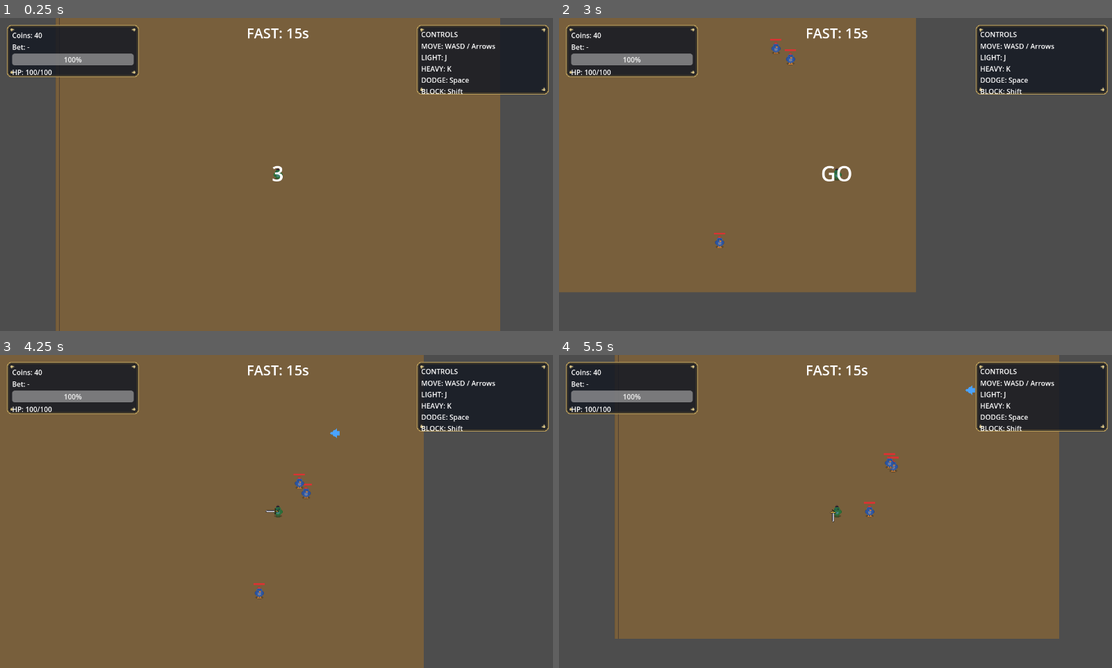
Above: before the commit, frames 1-4 (two rows, left to right).
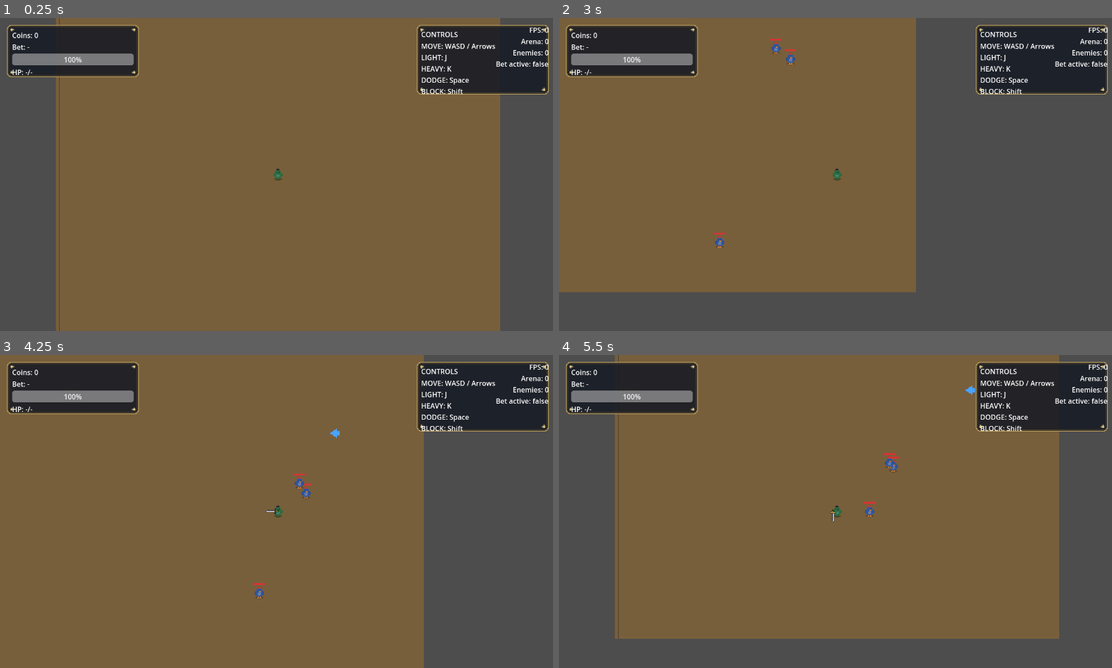
Above: after the commit, the same moments.

Repository: Faratas410/Gallicus-2.0
Game: Godot game, scene res://scenes/Main.tscn
Same seed, same stepped clock (60 frames per second), same inputs: the game is played once before the commit and once after it.
Inputs:
- Up to frame 1 (0.25 s): no input
- Up to frame 2 (3 s): tap Enter at 0.5 s; hold D (move_right) 0.53-1.28 s; tap K (attack_heavy) at 0.6 s; hold S (move_down) 1.28-2.03 s; tap J (attack_light) at 1.35 s; hold D (move_right) 2.03-2.78 s; hold L (block) 2.03-2.78 s; hold W (move_up) from 2.78 s (still down); tap Space (dodge) at 2.85 s
- Up to frame 3 (4.25 s): release W (move_up) at 3.53 s; hold A (move_left) from 3.53 s (still down); tap K (attack_heavy) at 3.6 s
- Up to frame 4 (5.5 s): tap J (attack_light) at 4.35 s; release A (move_left) at 5.03 s; hold S (move_down) from 5.03 s (still down); hold L (block) from 5.03 s (still down)

The runs differ from the first frame. In frame 1, 0.5% of the frame differs, in the area x 4-100%, y 3-53%; in frame 2, 0.6%; in frame 3, 0.5%; in frame 4, 0.5%.
Error after the commit: Parse Error: Name "minimum_size_changed" called as a function but is a "Signal". (res://scripts/ui/ui_root.gd:424)

Commit message:
Fix upgrade panel flow and sizing

Diff:
--- a/scenes/UI.tscn
+++ b/scenes/UI.tscn
@@ -119,12 +119,12 @@
 anchor_top = 0.5
 anchor_right = 0.5
 anchor_bottom = 0.5
-offset_left = -220.0
-offset_top = -260.0
-offset_right = 220.0
-offset_bottom = 260.0
-clip_contents = true
-custom_minimum_size = Vector2(380, 520)
+offset_left = -280.0
+offset_top = -320.0
+offset_right = 280.0
+offset_bottom = 320.0
+clip_contents = true
+custom_minimum_size = Vector2(560, 640)
 theme_override_styles/panel = SubResource("StyleBoxFlat_2")
 
 [node name="UpgradeBG" type="TextureRect" parent="HUD/UpgradePanel"]
@@ -140,7 +140,7 @@
 offset_bottom = 0.0
 texture = ExtResource("2")
 expand_mode = 2
-stretch_mode = 0
+stretch_mode = 5
 
 [node name="UpgradeVBox" type="VBoxContainer" parent="HUD/UpgradePanel"]
 anchor_right = 1.0
@@ -158,29 +158,52 @@
 
 [node name="UpgradeHPRow" type="HBoxContainer" parent="HUD/UpgradePanel/UpgradeVBox"]
 
+[node name="UpgradeHPIcon" type="TextureRect" parent="HUD/UpgradePanel/UpgradeVBox/UpgradeHPRow"]
+custom_minimum_size = Vector2(40, 40)
+expand_mode = 1
+stretch_mode = 5
+
+[node name="UpgradeHPLabel" type="Label" parent="HUD/UpgradePanel/UpgradeVBox/UpgradeHPRow"]
+size_flags_horizontal = 3
+text = "HP +20 (Cost: 30)"
+
 [node name="UpgradeHPButton" type="Button" parent="HUD/UpgradePanel/UpgradeVBox/UpgradeHPRow"]
-text = "HP +20"
-
-[node name="UpgradeHPCost" type="Label" parent="HUD/UpgradePanel/UpgradeVBox/UpgradeHPRow"]
-text = "Cost: 30"
+custom_minimum_size = Vector2(96, 40)
+text = "BUY"
 
 [node name="UpgradeLightRow" type="HBoxContainer" parent="HUD/UpgradePanel/UpgradeVBox"]
 
+[node name="UpgradeLightIcon" type="TextureRect" parent="HUD/UpgradePanel/UpgradeVBox/UpgradeLightRow"]
+custom_minimum_size = Vector2(40, 40)
+expand_mode = 1
+stretch_mode = 5
+
+[node name="UpgradeLightLabel" type="Label" parent="HUD/UpgradePanel/UpgradeVBox/UpgradeLightRow"]
+size_flags_horizontal = 3
+text = "LIGHT +1 (Cost: 25)"
+
 [node name="UpgradeLightButton" type="Button" parent="HUD/UpgradePanel/UpgradeVBox/UpgradeLightRow"]
-text = "LIGHT +1"
-
-[node name="UpgradeLightCost" type="Label" parent="HUD/UpgradePanel/UpgradeVBox/UpgradeLightRow"]
-text = "Cost: 25"
+custom_minimum_size = Vector2(96, 40)
+text = "BUY"
 
 [node name="UpgradeHeavyRow" type="HBoxContainer" parent="HUD/UpgradePanel/UpgradeVBox"]
 
+[node name="UpgradeHeavyIcon" type="TextureRect" parent="HUD/UpgradePanel/UpgradeVBox/UpgradeHeavyRow"]
+custom_minimum_size = Vector2(40, 40)
+expand_mode = 1
+stretch_mode = 5
+
+[node name="UpgradeHeavyLabel" type="Label" parent="HUD/UpgradePanel/UpgradeVBox/UpgradeHeavyRow"]
+size_flags_horizontal = 3
+text = "HEAVY +1 (Cost: 35)"
+
 [node name="UpgradeHeavyButton" type="Button" parent="HUD/UpgradePanel/UpgradeVBox/UpgradeHeavyRow"]
-text = "HEAVY +1"
-
-[node name="UpgradeHeavyCost" type="Label" parent="HUD/UpgradePanel/UpgradeVBox/UpgradeHeavyRow"]
-text = "Cost: 35"
+custom_minimum_size = Vector2(96, 40)
+text = "BUY"
 
 [node name="UpgradeContinueButton" type="Button" parent="HUD/UpgradePanel/UpgradeVBox"]
+custom_minimum_size = Vector2(0, 52)
+size_flags_horizontal = 3
 text = "CONTINUE"
 
 [node name="GameOverPanel" type="Panel" parent="HUD"]
--- a/scripts/Player.gd
+++ b/scripts/Player.gd
@@ -211,12 +211,22 @@
 	if _base_heavy_damage <= 0:
 		_base_heavy_damage = heavy_damage
 	var previous_max := max_health
+	var previous_current := _current_health
+	print("Apply run upgrades: hp_bonus=%d light_bonus=%d heavy_bonus=%d prev_hp=%d/%d" % [
+		max_hp_bonus,
+		light_bonus,
+		heavy_bonus,
+		previous_current,
+		previous_max
+	])
 	max_health = _base_max_health + max_hp_bonus
 	light_damage = _base_light_damage + light_bonus
 	heavy_damage = _base_heavy_damage + heavy_bonus
 	if max_health != previous_max:
 		var delta := max_health - previous_max
-		_current_health = clampi(_current_health + delta, 0, max_health)
+		_current_health = clampi(previous_current + delta, 0, max_health)
+	else:
+		_current_health = clampi(previous_current, 0, max_health)
 	_emit_health()
 
 func heal(amount: int) -> void:
--- a/scripts/ui/ui_root.gd
+++ b/scripts/ui/ui_root.gd
@@ -8,12 +8,12 @@
 @onready var upgrade_panel: Panel = get_node_or_null("HUD/UpgradePanel") as Panel
 @onready var upgrade_bg: TextureRect = get_node_or_null("HUD/UpgradePanel/UpgradeBG") as TextureRect
 @onready var upgrade_coins_label: Label = get_node_or_null("HUD/UpgradePanel/UpgradeVBox/UpgradeCoinsLabel") as Label
+@onready var upgrade_hp_label: Label = get_node_or_null("HUD/UpgradePanel/UpgradeVBox/UpgradeHPRow/UpgradeHPLabel") as Label
+@onready var upgrade_light_label: Label = get_node_or_null("HUD/UpgradePanel/UpgradeVBox/UpgradeLightRow/UpgradeLightLabel") as Label
+@onready var upgrade_heavy_label: Label = get_node_or_null("HUD/UpgradePanel/UpgradeVBox/UpgradeHeavyRow/UpgradeHeavyLabel") as Label
 @onready var upgrade_hp_button: Button = get_node_or_null("HUD/UpgradePanel/UpgradeVBox/UpgradeHPRow/UpgradeHPButton") as Button
 @onready var upgrade_light_button: Button = get_node_or_null("HUD/UpgradePanel/UpgradeVBox/UpgradeLightRow/UpgradeLightButton") as Button
 @onready var upgrade_heavy_button: Button = get_node_or_null("HUD/UpgradePanel/UpgradeVBox/UpgradeHeavyRow/UpgradeHeavyButton") as Button
-@onready var upgrade_hp_cost_label: Label = get_node_or_null("HUD/UpgradePanel/UpgradeVBox/UpgradeHPRow/UpgradeHPCost") as Label
-@onready var upgrade_light_cost_label: Label = get_node_or_null("HUD/UpgradePanel/UpgradeVBox/UpgradeLightRow/UpgradeLightCost") as Label
-@onready var upgrade_heavy_cost_label: Label = get_node_or_null("HUD/UpgradePanel/UpgradeVBox/UpgradeHeavyRow/UpgradeHeavyCost") as Label
 @onready var upgrade_continue_button: Button = get_node_or_null("HUD/UpgradePanel/UpgradeVBox/UpgradeContinueButton") as Button
 @onready var stake_input: SpinBox = _req("HUD/BetPanel/BetVBox/StakeRow/StakeInput") as SpinBox
 @onready var bet_win_button: Button = _req("HUD/BetPanel/BetVBox/BetButtons/BetWinButton") as Button
@@ -340,7 +340,6 @@
 func _show_upgrade_panel() -> void:
 	if upgrade_panel == null:
 		return
-	_pending_bets = []
 	if bet_panel != null:
 		bet_panel.visible = false
 	_update_upgrade_costs()
@@ -350,16 +349,21 @@
 func _on_upgrade_continue_pressed() -> void:
 	if upgrade_panel != null:
 		upgrade_panel.visible = false
+	get_viewport().gui_release_focus()
 	var manager := _get_run_manager()
 	if manager != null and manager.has_method("consume_upgrade_shop"):
 		manager.consume_upgrade_shop()
 	if _pending_bets.size() > 0:
+		print("Upgrade continue: reopening pending bets (%d)" % _pending_bets.size())
 		_on_bet_ui_opened(_pending_bets)
 		_pending_bets = []
 	else:
 		var bet_manager := _get_bet_manager()
 		if bet_manager != null and bet_manager.has_method("open_bet_ui_before_arena"):
+			print("Upgrade continue: opening bet UI before arena")
 			bet_manager.open_bet_ui_before_arena()
+		else:
+			push_warning("Upgrade continue: no pending bets and BetManager missing; bet UI may not open.")
 
 func _purchase_upgrade(upgrade_type: String) -> void:
 	var manager := _get_run_manager()
@@ -373,18 +377,21 @@
 	if manager == null or not manager.has_method("get_upgrade_config"):
 		return
 	var config: Dictionary = manager.get_upgrade_config()
-	if upgrade_hp_button != null:
-		upgrade_hp_button.text = "HP +%d" % int(config.get("hp_bonus", 0))
-	if upgrade_hp_cost_label != null:
-		upgrade_hp_cost_label.text = "Cost: %d" % int(config.get("hp_cost", 0))
-	if upgrade_light_button != null:
-		upgrade_light_button.text = "LIGHT +%d" % int(config.get("light_bonus", 0))
-	if upgrade_light_cost_label != null:
-		upgrade_light_cost_label.text = "Cost: %d" % int(config.get("light_cost", 0))
-	if upgrade_heavy_button != null:
-		upgrade_heavy_button.text = "HEAVY +%d" % int(config.get("heavy_bonus", 0))
-	if upgrade_heavy_cost_label != null:
-		upgrade_heavy_cost_label.text = "Cost: %d" % int(config.get("heavy_cost", 0))
+	if upgrade_hp_label != null:
+		upgrade_hp_label.text = "HP +%d (Cost: %d)" % [
+			int(config.get("hp_bonus", 0)),
+			int(config.get("hp_cost", 0))
+		]
+	if upgrade_light_label != null:
+		upgrade_light_label.text = "LIGHT +%d (Cost: %d)" % [
+			int(config.get("light_bonus", 0)),
+			int(config.get("light_cost", 0))
+		]
+	if upgrade_heavy_label != null:
+		upgrade_heavy_label.text = "HEAVY +%d (Cost: %d)" % [
+			int(config.get("heavy_bonus", 0)),
+			int(config.get("heavy_cost", 0))
+		]
 
 func _place_bet(bet_id: String) -> void:
 	var manager := _get_bet_manager()
@@ -397,13 +404,25 @@
 	if upgrade_panel == null or upgrade_bg == null:
 		return
 	var bg_texture := upgrade_bg.texture
-	if bg_texture == null:
-		return
-	var size := bg_texture.get_size()
+	var size := upgrade_panel.custom_minimum_size
+	if bg_texture != null:
+		var texture_size := bg_texture.get_size()
+		if texture_size.x > size.x:
+			size.x = texture_size.x
+		if texture_size.y > size.y:
+			size.y = texture_size.y
+	var viewport_size := get_viewport().get_visible_rect().size
+	if viewport_size.x <= 0.0 or viewport_size.y <= 0.0:
+		return
+	var max_size := viewport_size * 0.95
+	size.x = min(size.x, max_size.x)
+	size.y = min(size.y, max_size.y)
 	if size.x <= 0.0 or size.y <= 0.0:
 		return
 	upgrade_panel.custom_minimum_size = size
 	upgrade_panel.size = size
+	upgrade_panel.minimum_size_changed()
+	upgrade_panel.queue_sort()
 	var half := size * 0.5
 	upgrade_panel.offset_left = -half.x
 	upgrade_panel.offset_top = -half.y
